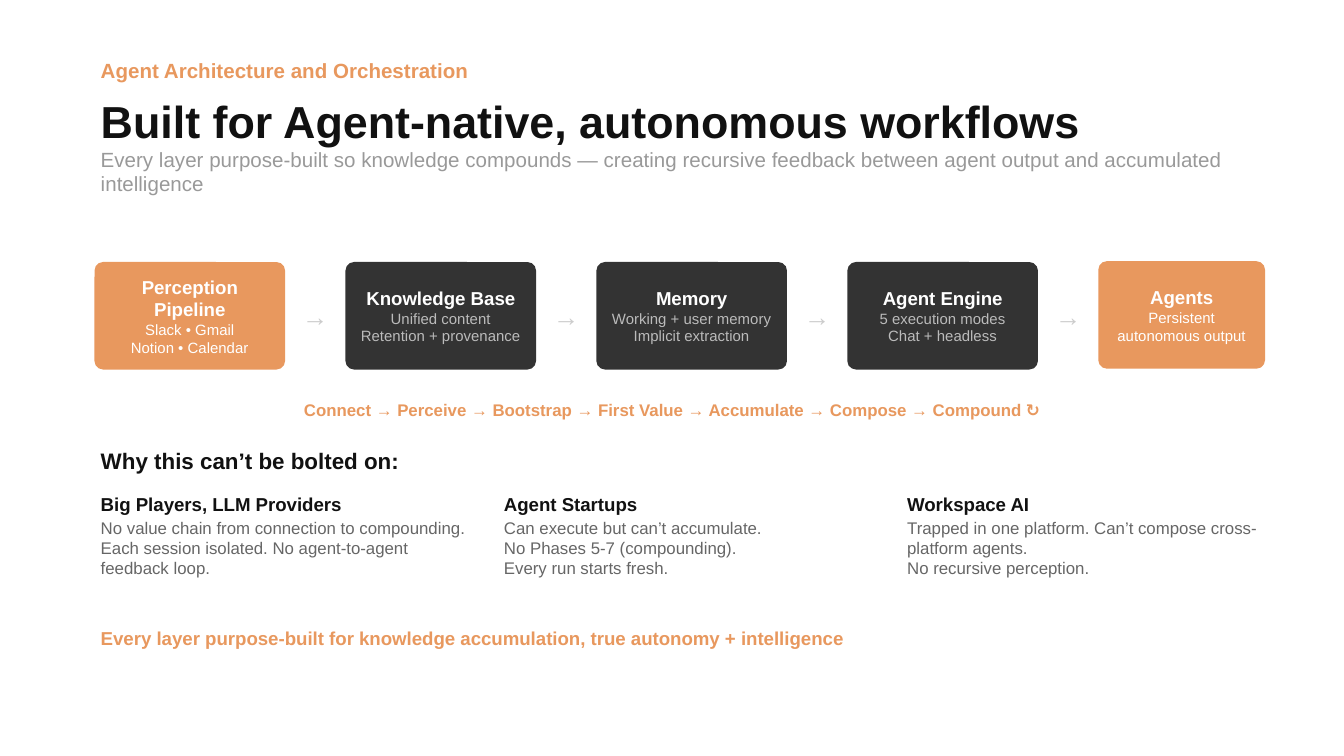
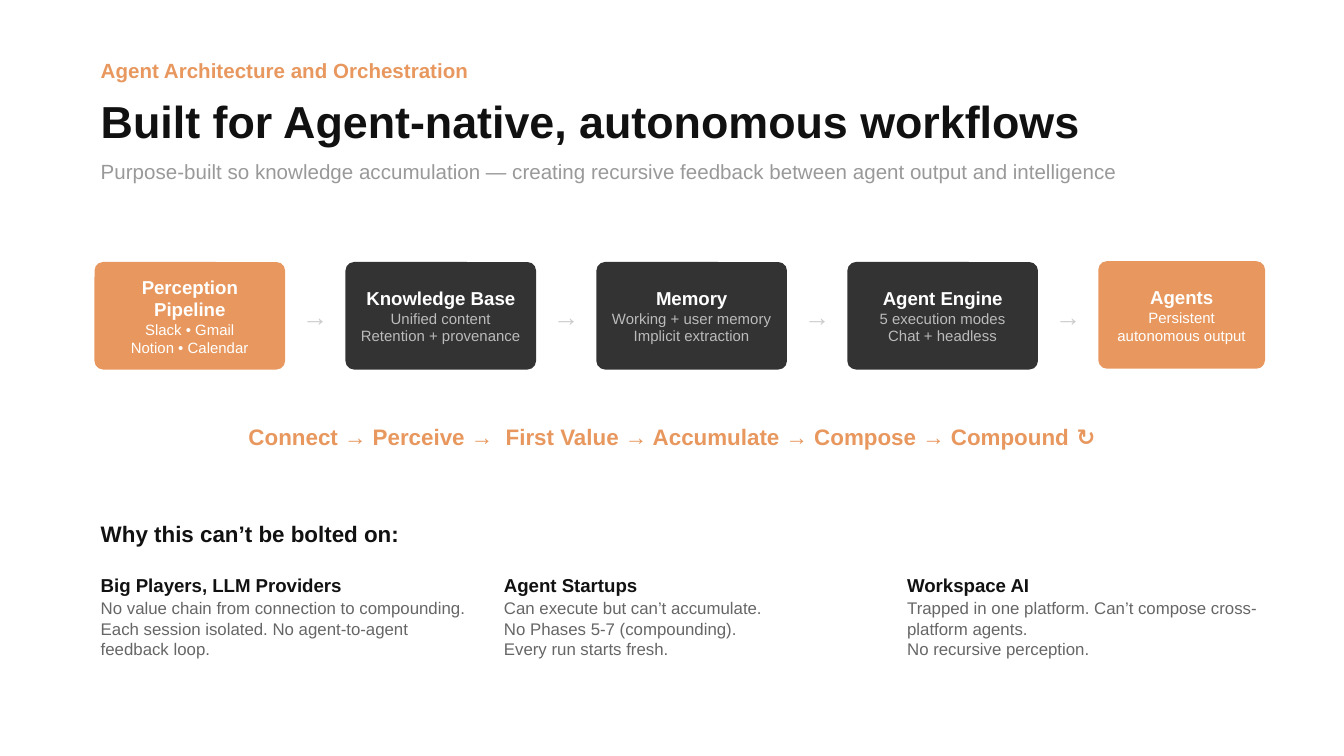
Before and after one commit to Kvkthecreator/yarnnnn, a slide deck: slide 7 of docs/working_docs/investors/IR Deck - yarnnn - March 2026 v2.pptx. Drawn at 1344x756 pixels with LibreOffice and Linux fonts; fonts in the diff are those of the drawing. Boxes give left, top, right and bottom in pixels: in the first picture for what was removed or moved away, otherwise in the second. Text is boxed around its words. In the diff, an @@ line names an element or a change of style, - is before the commit and + after.

```diff
--- a/docs/working_docs/investors/IR Deck - yarnnn - March 2026 v2.pptx
+++ b/docs/working_docs/investors/IR Deck - yarnnn - March 2026 v2.pptx
@@ text at (101,164,1116,183): text changed @@
-Every layer purpose-built so knowledge compounds — creating recursive feedback between agent output and accumulated intelligence
+Purpose-built so knowledge accumulation — creating recursive feedback between agent output and intelligence
@@ text at (248,429,1069,450): text changed; size 9 to 12 pt @@
-Connect → Perceive → Bootstrap → First Value → Accumulate → Compose → Compound ↻
+Connect → Perceive → First Value → Accumulate → Compose → Compound ↻
@@ text "Why this can’t be bolted ...": place and size @@
-text "Why this can’t be bolted ..." at (101,452,399,474)
+text "Why this can’t be bolted ..." at (101,525,399,547)
@@ 6 texts: place and size @@
-6 texts at (101,497,1257,578)
+6 texts at (101,578,1257,659)
@@ text removed at (101,631,843,649) @@
-Every layer purpose-built for knowledge accumulation, true autonomy + intelligence
```
Also in this commit, not shown: 4 other slides changed, 1 slide added, 1 slide removed, 3 other files.
